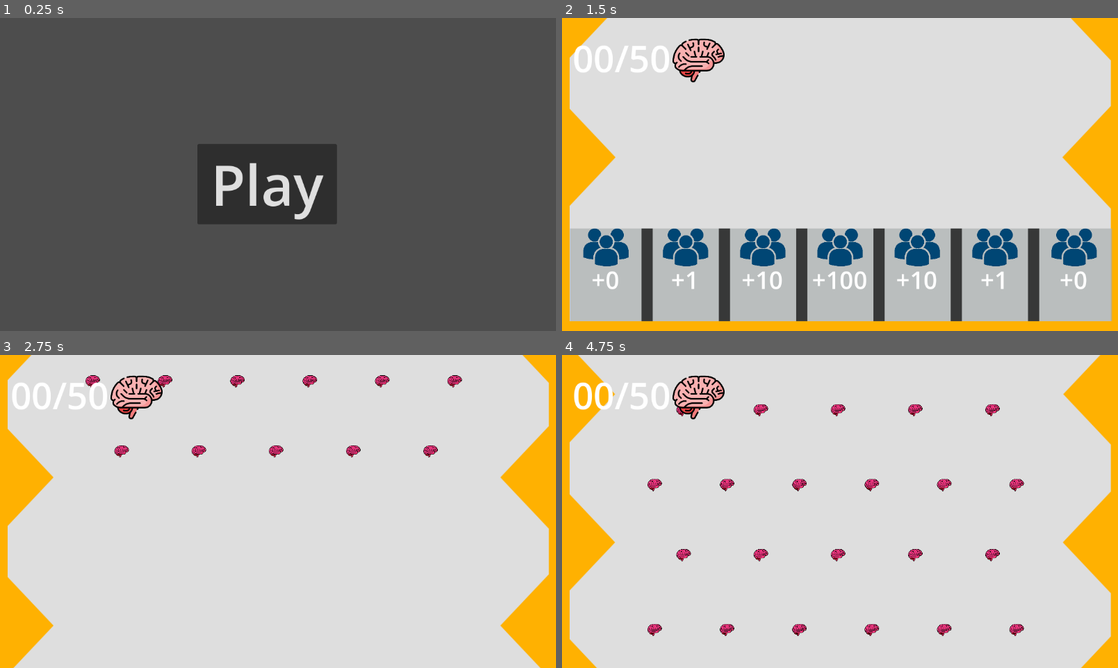
Above: before the commit, frames 1-4 (two rows, left to right).
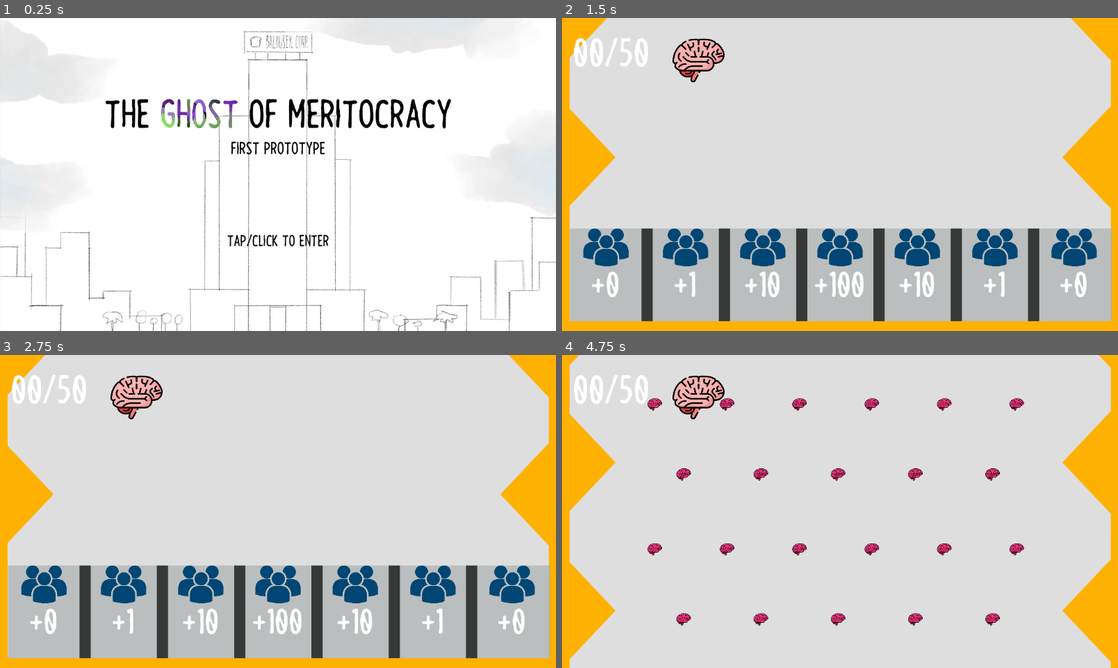
Above: after the commit, the same moments.

Repository: T3C-NEO/GoM-prototype
Game: Godot game, scene res://menu.tscn
The game is run twice, just before and just after one commit, with the same random seed, the same clock (stepped at 60 frames per second) and the same inputs.
Inputs (mouse positions are in pixels of both pictures, inside the frame that each line leads up to):
- Up to frame 1 (0.25 s): no input
- Up to frame 2 (1.5 s): click (828, 183) at 0.5 s, where only the run before the commit has a clickable "Play"; tap Enter at 1.25 s; move the mouse to (962, 158) at 1.27 s; press the mouse at (962, 158) at 1.28 s; hold W (forward) from 1.28 s (still down)
- Up to frame 3 (2.75 s): tap Space at 2 s; move the mouse to (166, 527) at 2.02 s; release W (forward) at 2.03 s; release the mouse at (166, 527) at 2.03 s; click (166, 527) at 2.1 s
- Up to frame 4 (4.75 s): move the mouse to (895, 442) at 2.77 s; press the mouse at (895, 442) at 2.78 s; hold W (forward) 2.78-4.28 s; move the mouse to (812, 574) at 3.52 s; release the mouse at (812, 574) at 3.53 s; click (812, 574) at 3.6 s; move the mouse to (1006, 558) at 4.27 s; press the mouse at (1006, 558) at 4.28 s

The runs differ from the first frame. In frame 1, 100% of the frame differs, in the area x 0-100%, y 0-100%; in frame 2, 1.9%; in frame 3, 35%; in frame 4, 13%.

Commit message:
new font and fixed crabbing

Diff:
--- a/character_body_2d.gd
+++ b/character_body_2d.gd
@@ -10,7 +10,7 @@
 	mouse_position = get_global_mouse_position()
 
 	# This input will need to be created in the input map
-	if (Input.is_action_pressed("mouse_left")  and self.visible == true):
+	if (Input.is_action_pressed("mouse_left") and self.visible == true and position.distance_to(mouse_position) > 20):
 		var direction = (mouse_position - position).normalized()
 		velocity = (direction * speed)
 		if (direction.x > 0):
@@ -18,7 +18,6 @@
 		elif (direction.x < 0):
 			$Ghost.flip_h = true;
 
-
 	move_and_slide()
 	#look_at(mouse_position)
 
--- a/loading3.tscn
+++ b/loading3.tscn
@@ -1,7 +1,8 @@
-[gd_scene load_steps=3 format=3 uid="uid://dowdhns2ymce6"]
+[gd_scene load_steps=4 format=3 uid="uid://dowdhns2ymce6"]
 
 [ext_resource type="Script" path="res://loading_2.gd" id="1_p533g"]
 [ext_resource type="Texture2D" uid="uid://27turuu2b83t" path="res://assets/black_bg.png" id="2_0kq6r"]
+[ext_resource type="FontFile" uid="uid://b6s06d0lcphiv" path="res://Nitw.otf" id="3_jacqd"]
 
 [node name="Node2D" type="Node2D"]
 script = ExtResource("1_p533g")
@@ -14,7 +15,8 @@
 [node name="Button" type="Button" parent="."]
 offset_right = 1155.0
 offset_bottom = 655.0
-theme_override_font_sizes/font_size = 30
+theme_override_fonts/font = ExtResource("3_jacqd")
+theme_override_font_sizes/font_size = 50
 text = "This is the end of the demo.
 
 
--- a/loading_2.gd
+++ b/loading_2.gd
@@ -12,4 +12,11 @@
 
 
 func _on_button_pressed() -> void:
+	Game.CEODone = false;
+	Game.DebtDone = false;
+	Game.OctoDone = false;
+	Game.demoDone = false;
+	Game.sliders_active = true;
+	Game.final_plinko = false;
+	Game.PlinkNum = 0;
 	get_tree().change_scene_to_file("res://menu.tscn")
--- a/menu.gd
+++ b/menu.gd
@@ -1,15 +1,10 @@
 extends Node2D
 
 
-# Called when the node enters the scene tree for the first time.
-func _ready() -> void:
-	pass # Replace with function body.
 
-
-# Called every frame. 'delta' is the elapsed time since the previous frame.
 func _process(_delta: float) -> void:
-	pass
-
-
-func _on_button_pressed() -> void:
-	get_tree().change_scene_to_file("res://plinko.tscn")
+	#one second buffer for any trigger happy players
+	var timer = get_tree().create_timer(1);
+	await timer.timeout;
+	if(Input.is_action_just_pressed("mouse_left")):
+		get_tree().change_scene_to_file("res://plinko.tscn");
--- a/menu.tscn
+++ b/menu.tscn
@@ -1,11 +1,13 @@
-[gd_scene load_steps=2 format=3 uid="uid://tua4v37xqd8l"]
+[gd_scene load_steps=3 format=3 uid="uid://tua4v37xqd8l"]
 
 [ext_resource type="Script" path="res://menu.gd" id="1_qfxoi"]
+[ext_resource type="Texture2D" uid="uid://ds5gthi5wvjos" path="res://assets/title_screen.png" id="2_teosy"]
 
 [node name="menu" type="Node2D"]
 script = ExtResource("1_qfxoi")
 
 [node name="Button" type="Button" parent="."]
+visible = false
 offset_left = 409.0
 offset_top = 261.0
 offset_right = 698.0
@@ -13,4 +15,8 @@
 theme_override_font_sizes/font_size = 116
 text = "Play"
 
+[node name="TitleScreen" type="Sprite2D" parent="."]
+position = Vector2(576, 324)
+texture = ExtResource("2_teosy")
+
 [connection signal="pressed" from="Button" to="." method="_on_button_pressed"]
--- a/overworld.tscn
+++ b/overworld.tscn
@@ -12,6 +12,7 @@
 [ext_resource type="Texture2D" uid="uid://bvrmmltrr0tmh" path="res://assets/sprites and images/lauren sketch BG elevator.png" id="8_18dd6"]
 [ext_resource type="Texture2D" uid="uid://cyp8y1e7x5454" path="res://assets/sprites and images/lauren 1.png" id="11_t7qhj"]
 [ext_resource type="Texture2D" uid="uid://hx32gyjyq24b" path="res://assets/sprites and images/lauren 2.png" id="12_tqymi"]
+[ext_resource type="FontFile" uid="uid://b6s06d0lcphiv" path="res://Nitw.otf" id="13_ewu11"]
 
 [node name="Overworld1" type="Node2D"]
 script = ExtResource("1_5cjig")
@@ -140,8 +141,10 @@
 offset_top = -182.0
 offset_right = 114.0
 offset_bottom = -105.0
-text = "I don't need to use that yet,
-there's more meritocracy
+theme_override_fonts/font = ExtResource("13_ewu11")
+theme_override_font_sizes/font_size = 20
+text = "I don't need to use that yet.
+There's more meritocracy
 to spread  here >:)"
 
 [node name="play" type="Button" parent="."]
@@ -151,6 +154,8 @@
 offset_top = 48.0
 offset_right = 1199.0
 offset_bottom = 291.0
+theme_override_fonts/font = ExtResource("13_ewu11")
+theme_override_font_sizes/font_size = 23
 button_mask = 0
 text = "Lauren - Graphic Designer
 
@@ -162,6 +167,50 @@
 
 [node name="PlayButton" type="Button" parent="play"]
 auto_translate_mode = 1
+modulate = Color(0.339368, 0.587909, 1, 1)
+self_modulate = Color(0.28814, 0.64651, 1, 1)
+layout_mode = 0
+offset_left = 1.0
+offset_top = 184.0
+offset_right = 226.0
+offset_bottom = 243.0
+theme_override_fonts/font = ExtResource("13_ewu11")
+theme_override_font_sizes/font_size = 40
+text = "Enter Mind"
+
+[node name="debtDone" type="Button" parent="."]
+auto_translate_mode = 1
+visible = false
+offset_left = 978.0
+offset_top = 60.0
+offset_right = 1204.0
+offset_bottom = 245.0
+theme_override_fonts/font = ExtResource("13_ewu11")
+theme_override_font_sizes/font_size = 25
+button_mask = 0
+text = "It's not debt relief, but at least it's relief from debt! "
+autowrap_mode = 2
+
+[node name="play2" type="Button" parent="."]
+auto_translate_mode = 1
+visible = false
+offset_left = 351.0
+offset_top = 38.0
+offset_right = 577.0
+offset_bottom = 281.0
+button_mask = 0
+text = "A placeholder guy
+
+maybe some text about why his brain is so empty/thoughts are so scattered, maybe he has ADHD or something
+
+
+
+"
+autowrap_mode = 2
+
+[node name="PlayButton2" type="Button" parent="play2"]
+auto_translate_mode = 1
+visible = false
 modulate = Color(0.339368, 0.587909, 1, 1)
 self_modulate = Color(0.28814, 0.64651, 1, 1)
 layout_mode = 0
@@ -172,46 +221,6 @@
 theme_override_font_sizes/font_size = 21
 text = "Enter Mind"
 
-[node name="debtDone" type="Button" parent="."]
-auto_translate_mode = 1
-visible = false
-offset_left = 978.0
-offset_top = 60.0
-offset_right = 1204.0
-offset_bottom = 245.0
-button_mask = 0
-text = "It's not debt relief but at least it's relief from debt! "
-autowrap_mode = 2
-
-[node name="play2" type="Button" parent="."]
-auto_translate_mode = 1
-visible = false
-offset_left = 351.0
-offset_top = 38.0
-offset_right = 577.0
-offset_bottom = 281.0
-button_mask = 0
-text = "A placeholder guy
-
-maybe some text about why his brain is so empty/thoughts are so scattered, maybe he has ADHD or something
-
-
-
-"
-autowrap_mode = 2
-
-[node name="PlayButton2" type="Button" parent="play2"]
-auto_translate_mode = 1
-modulate = Color(0.339368, 0.587909, 1, 1)
-self_modulate = Color(0.28814, 0.64651, 1, 1)
-layout_mode = 0
-offset_left = 1.0
-offset_top = 184.0
-offset_right = 226.0
-offset_bottom = 243.0
-theme_override_font_sizes/font_size = 21
-text = "Enter Mind"
-
 [node name="plinko2Done" type="Button" parent="."]
 auto_translate_mode = 1
 visible = false
--- a/overworld0.tscn
+++ b/overworld0.tscn
@@ -9,6 +9,7 @@
 [ext_resource type="Texture2D" uid="uid://cbi8f7an5k4np" path="res://assets/sprites and images/boss sketch room elevator.png" id="7_hi4bu"]
 [ext_resource type="Texture2D" uid="uid://bchoy1ifddmg0" path="res://assets/Next floor.png" id="7_hsa3k"]
 [ext_resource type="PackedScene" uid="uid://dxn7a40jr2idf" path="res://character_body_2d.tscn" id="7_iss8g"]
+[ext_resource type="FontFile" uid="uid://b6s06d0lcphiv" path="res://Nitw.otf" id="10_01yue"]
 [ext_resource type="Texture2D" uid="uid://mkcoy28k0wp8" path="res://assets/sprites and images/boss sketch room.png" id="10_7bwa3"]
 [ext_resource type="Texture2D" uid="uid://cij4gldeypg7e" path="res://assets/sprites and images/player sprite 1.png" id="10_x0n3w"]
 
@@ -101,10 +102,12 @@
 
 [node name="play" type="Button" parent="."]
 auto_translate_mode = 1
-offset_left = 564.0
-offset_top = 22.0
-offset_right = 783.0
-offset_bottom = 237.0
+offset_left = 754.0
+offset_top = 397.0
+offset_right = 973.0
+offset_bottom = 612.0
+theme_override_fonts/font = ExtResource("10_01yue")
+theme_override_font_sizes/font_size = 20
 button_mask = 0
 text = "Clive Sterling - CEO
 
--- a/overworld3.tscn
+++ b/overworld3.tscn
@@ -12,6 +12,7 @@
 [ext_resource type="Texture2D" uid="uid://popqd1qbvkfp" path="res://assets/sprites and images/kotorah 2.png" id="8_vka8t"]
 [ext_resource type="Texture2D" uid="uid://ctdunuivd68st" path="res://assets/sprites and images/extra 1.png" id="11_olk4v"]
 [ext_resource type="Texture2D" uid="uid://uhtd2t1dwqfw" path="res://assets/sprites and images/extra 2.png" id="12_a43yv"]
+[ext_resource type="FontFile" uid="uid://b6s06d0lcphiv" path="res://Nitw.otf" id="12_hy1e8"]
 
 [node name="Overworld3" type="Node2D"]
 script = ExtResource("1_6xq0q")
@@ -98,6 +99,8 @@
 offset_top = -182.0
 offset_right = 114.0
 offset_bottom = -105.0
+theme_override_fonts/font = ExtResource("12_hy1e8")
+theme_override_font_sizes/font_size = 20
 text = "I don't need to use that yet,
 there's more meritocracy
 to spread  here >:)"
@@ -105,16 +108,20 @@
 [node name="play" type="Button" parent="."]
 auto_translate_mode = 1
 visible = false
-offset_left = 1204.0
-offset_top = 26.0
-offset_right = 1490.0
-offset_bottom = 310.0
+offset_left = 1129.0
+offset_top = 278.0
+offset_right = 1387.0
+offset_bottom = 559.0
+theme_override_fonts/font = ExtResource("12_hy1e8")
+theme_override_font_sizes/font_size = 21
 button_mask = 0
 text = "Katorah - Barista
 
 GEEZ! This one's mind is racing! Must be all that caffeine.
 
-A new mom working and attending school. Poor thing. But if we offered maternity leave, everyone would want to have a baby!
+A new mom working and attending school? Poor thing.
+
+But if we offered maternity leave, everyone would want to have a baby!
 
 
 
@@ -127,18 +134,21 @@
 self_modulate = Color(0.28814, 0.64651, 1, 1)
 layout_mode = 0
 offset_top = 225.0
-offset_right = 286.0
-offset_bottom = 284.0
-theme_override_font_sizes/font_size = 21
+offset_right = 258.0
+offset_bottom = 281.0
+theme_override_fonts/font = ExtResource("12_hy1e8")
+theme_override_font_sizes/font_size = 40
 text = "Enter Mind"
 
 [node name="octodone" type="Button" parent="."]
 auto_translate_mode = 1
 visible = false
-offset_left = 1199.0
-offset_top = 38.0
-offset_right = 1400.0
-offset_bottom = 186.0
+offset_left = 1133.0
+offset_top = 278.0
+offset_right = 1334.0
+offset_bottom = 426.0
+theme_override_fonts/font = ExtResource("12_hy1e8")
+theme_override_font_sizes/font_size = 25
 button_mask = 0
 text = "That was close. She has some dark thoughts down there. But who needs therapy when you've got me?!"
 autowrap_mode = 2
@@ -163,6 +173,8 @@
 offset_top = 12.0
 offset_right = 821.0
 offset_bottom = 255.0
+theme_override_fonts/font = ExtResource("12_hy1e8")
+theme_override_font_sizes/font_size = 25
 button_mask = 0
 text = "Robert - Intern
 
@@ -182,7 +194,8 @@
 offset_top = 184.0
 offset_right = 226.0
 offset_bottom = 243.0
-theme_override_font_sizes/font_size = 21
+theme_override_fonts/font = ExtResource("12_hy1e8")
+theme_override_font_sizes/font_size = 40
 text = "Enter Mind"
 
 [node name="plinko2Done" type="Button" parent="."]
@@ -192,6 +205,8 @@
 offset_top = 25.0
 offset_right = 801.0
 offset_bottom = 171.0
+theme_override_fonts/font = ExtResource("12_hy1e8")
+theme_override_font_sizes/font_size = 25
 button_mask = 0
 text = "Glad I got through to him because he may need to stay late today. "
 autowrap_mode = 2
--- a/overworld_4.tscn
+++ b/overworld_4.tscn
@@ -1,10 +1,11 @@
-[gd_scene load_steps=9 format=3 uid="uid://cp11m87rr6eq0"]
+[gd_scene load_steps=10 format=3 uid="uid://cp11m87rr6eq0"]
 
 [ext_resource type="Script" path="res://overworld_4.gd" id="1_tujme"]
 [ext_resource type="Texture2D" uid="uid://dmxqn7ipbraw5" path="res://image (1).png" id="2_c078n"]
 [ext_resource type="Texture2D" uid="uid://bbtr8ai31fia4" path="res://assets/elevator.png" id="3_qmjap"]
 [ext_resource type="Texture2D" uid="uid://d3e5hjq3v36rx" path="res://assets/bad.png" id="4_pmc3y"]
 [ext_resource type="PackedScene" uid="uid://dxn7a40jr2idf" path="res://character_body_2d.tscn" id="5_q4dck"]
+[ext_resource type="FontFile" uid="uid://b6s06d0lcphiv" path="res://Nitw.otf" id="6_rhssm"]
 
 [sub_resource type="RectangleShape2D" id="RectangleShape2D_rivd8"]
 size = Vector2(181.038, 211.87)
@@ -63,6 +64,8 @@
 offset_top = -182.0
 offset_right = 114.0
 offset_bottom = -105.0
+theme_override_fonts/font = ExtResource("6_rhssm")
+theme_override_font_sizes/font_size = 20
 text = "I don't need to use that yet,
 there's more meritocracy
 to spread  here >:)"
@@ -72,12 +75,15 @@
 
 [node name="play" type="Button" parent="."]
 auto_translate_mode = 1
+visible = false
 offset_left = 409.0
 offset_top = 33.0
 offset_right = 591.0
 offset_bottom = 179.0
+theme_override_fonts/font = ExtResource("6_rhssm")
+theme_override_font_sizes/font_size = 23
 button_mask = 0
-text = "Jordan - Sales
+text = "Jordan - Host
 
 Daydreaming on the job? I don't think so!
 
@@ -93,8 +99,9 @@
 offset_left = -1.0
 offset_top = 105.0
 offset_right = 181.0
-offset_bottom = 145.0
-theme_override_font_sizes/font_size = 21
+offset_bottom = 147.0
+theme_override_fonts/font = ExtResource("6_rhssm")
+theme_override_font_sizes/font_size = 35
 text = "Enter Mind"
 
 [node name="jordan_done" type="Button" parent="."]
--- a/plinko.tscn
+++ b/plinko.tscn
@@ -11,6 +11,7 @@
 [ext_resource type="Texture2D" uid="uid://ixwputf3bwpy" path="res://brain.png" id="7_ih25j"]
 [ext_resource type="Texture2D" uid="uid://d2kdlub43s8xr" path="res://assets/plinko_bottom.png" id="7_r2ux3"]
 [ext_resource type="Texture2D" uid="uid://c7v45wji36njd" path="res://brown.webp" id="9_bkl6b"]
+[ext_resource type="FontFile" uid="uid://b6s06d0lcphiv" path="res://Nitw.otf" id="10_xpbpv"]
 [ext_resource type="PackedScene" uid="uid://bk2ixtbqbokxy" path="res://plinkoEndGood.tscn" id="10_y5v5x"]
 
 [sub_resource type="SegmentShape2D" id="SegmentShape2D_koea5"]
@@ -453,18 +454,9 @@
 offset_right = 1077.0
 offset_bottom = 167.0
 theme_override_colors/font_color = Color(1, 1, 1, 1)
-theme_override_font_sizes/font_size = 45
+theme_override_fonts/font = ExtResource("10_xpbpv")
+theme_override_font_sizes/font_size = 70
 text = "DROP"
-
-[node name="Button2" type="Button" parent="."]
-visible = false
-offset_left = 8.0
-offset_top = 1696.0
-offset_right = 1135.0
-offset_bottom = 1890.0
-theme_override_font_sizes/font_size = 41
-text = "You win!
-(click to move on cuz I'm not fucking with collisions rn)"
 
 [node name="Slides" type="Node2D" parent="."]
 
@@ -514,7 +506,8 @@
 [node name="Label" type="Label" parent="plinkoEndGood/Help25"]
 offset_right = 138.0
 offset_bottom = 141.0
-theme_override_font_sizes/font_size = 50
+theme_override_fonts/font = ExtResource("10_xpbpv")
+theme_override_font_sizes/font_size = 80
 text = "
 +100"
 horizontal_alignment = 1
@@ -534,7 +527,8 @@
 auto_translate_mode = 1
 offset_right = 138.0
 offset_bottom = 141.0
-theme_override_font_sizes/font_size = 50
+theme_override_fonts/font = ExtResource("10_xpbpv")
+theme_override_font_sizes/font_size = 80
 text = "
 +10"
 horizontal_alignment = 1
@@ -554,7 +548,8 @@
 auto_translate_mode = 1
 offset_right = 138.0
 offset_bottom = 141.0
-theme_override_font_sizes/font_size = 50
+theme_override_fonts/font = ExtResource("10_xpbpv")
+theme_override_font_sizes/font_size = 80
 text = "
 +10"
 horizontal_alignment = 1
@@ -574,7 +569,8 @@
 auto_translate_mode = 1
 offset_right = 138.0
 offset_bottom = 141.0
-theme_override_font_sizes/font_size = 50
+theme_override_fonts/font = ExtResource("10_xpbpv")
+theme_override_font_sizes/font_size = 80
 text = "
 +1"
 horizontal_alignment = 1
@@ -594,7 +590,8 @@
 auto_translate_mode = 1
 offset_right = 138.0
 offset_bottom = 141.0
-theme_override_font_sizes/font_size = 50
+theme_override_fonts/font = ExtResource("10_xpbpv")
+theme_override_font_sizes/font_size = 80
 text = "
 +1"
 horizontal_alignment = 1
@@ -609,7 +606,8 @@
 offset_top = -183.0
 offset_right = 68.0
 offset_bottom = -42.0
-theme_override_font_sizes/font_size = 50
+theme_override_fonts/font = ExtResource("10_xpbpv")
+theme_override_font_sizes/font_size = 80
 text = "
 +0"
 horizontal_alignment = 1
@@ -624,7 +622,8 @@
 offset_top = -183.0
 offset_right = 68.0
 offset_bottom = -42.0
-theme_override_font_sizes/font_size = 50
+theme_override_fonts/font = ExtResource("10_xpbpv")
+theme_override_font_sizes/font_size = 80
 text = "
 +0"
 horizontal_alignment = 1
@@ -642,7 +641,8 @@
 offset_top = 30.0
 offset_right = 108.0
 offset_bottom = 135.0
-theme_override_font_sizes/font_size = 76
+theme_override_fonts/font = ExtResource("10_xpbpv")
+theme_override_font_sizes/font_size = 90
 text = "20/20"
 
 [node name="Label8" type="Label" parent="."]
@@ -650,7 +650,8 @@
 offset_top = -18.0
 offset_right = 915.0
 offset_bottom = 159.0
-theme_override_font_sizes/font_size = 80
+theme_override_fonts/font = ExtResource("10_xpbpv")
+theme_override_font_sizes/font_size = 100
 text = "IDEATE!"
 horizontal_alignment = 1
 vertical_alignment = 1
@@ -667,7 +668,6 @@
 [connection signal="body_entered" from="chip" to="." method="_on_chip_body_entered"]
 [connection signal="timeout" from="chip/Timer" to="." method="_on_timer_timeout"]
 [connection signal="pressed" from="Button" to="." method="_on_button_pressed"]
-[connection signal="pressed" from="Button2" to="." method="_on_button_2_pressed"]
 [connection signal="timeout" from="Slides/Slide Timer" to="." method="_on_slide_timer_timeout"]
 [connection signal="body_entered" from="plinkoEndGood/Help25" to="." method="_on_help_25_body_entered"]
 [connection signal="body_entered" from="plinkoEndGood2/Help15" to="." method="_on_help_15_body_entered"]
--- a/plinko2.tscn
+++ b/plinko2.tscn
@@ -9,6 +9,7 @@
 [ext_resource type="PackedScene" uid="uid://dgibpb4jh42t7" path="res://chip.tscn" id="7_17o8f"]
 [ext_resource type="PackedScene" uid="uid://cchnm83tocc5v" path="res://brain.tscn" id="8_8l85y"]
 [ext_resource type="Texture2D" uid="uid://d2kdlub43s8xr" path="res://assets/plinko_bottom.png" id="9_ngvsc"]
+[ext_resource type="FontFile" uid="uid://b6s06d0lcphiv" path="res://Nitw.otf" id="10_jcqot"]
 [ext_resource type="PackedScene" uid="uid://bk2ixtbqbokxy" path="res://plinkoEndGood.tscn" id="11_okmlq"]
 [ext_resource type="Texture2D" uid="uid://ixwputf3bwpy" path="res://brain.png" id="12_ri007"]
 
@@ -449,7 +450,8 @@
 offset_right = 1077.0
 offset_bottom = 167.0
 theme_override_colors/font_color = Color(1, 1, 1, 1)
-theme_override_font_sizes/font_size = 45
+theme_override_fonts/font = ExtResource("10_jcqot")
+theme_override_font_sizes/font_size = 70
 text = "DROP"
 
 [node name="Button2" type="Button" parent="."]
@@ -476,7 +478,8 @@
 [node name="Label" type="Label" parent="plinkoEndGood/Help25"]
 offset_right = 138.0
 offset_bottom = 141.0
-theme_override_font_sizes/font_size = 50
+theme_override_fonts/font = ExtResource("10_jcqot")
+theme_override_font_sizes/font_size = 75
 text = "
 +25"
 horizontal_alignment = 1
@@ -497,7 +500,8 @@
 auto_translate_mode = 1
 offset_right = 138.0
 offset_bottom = 141.0
-theme_override_font_sizes/font_size = 50
+theme_override_fonts/font = ExtResource("10_jcqot")
+theme_override_font_sizes/font_size = 75
 text = "
 +15"
 horizontal_alignment = 1
@@ -518,7 +522,8 @@
 auto_translate_mode = 1
 offset_right = 138.0
 offset_bottom = 141.0
-theme_override_font_sizes/font_size = 50
+theme_override_fonts/font = ExtResource("10_jcqot")
+theme_override_font_sizes/font_size = 75
 text = "
 +15"
 horizontal_alignment = 1
@@ -539,7 +544,8 @@
 auto_translate_mode = 1
 offset_right = 138.0
 offset_bottom = 141.0
-theme_override_font_sizes/font_size = 50
+theme_override_fonts/font = ExtResource("10_jcqot")
+theme_override_font_sizes/font_size = 75
 text = "
 +5"
 horizontal_alignment = 1
@@ -560,7 +566,8 @@
 auto_translate_mode = 1
 offset_right = 138.0
 offset_bottom = 141.0
-theme_override_font_sizes/font_size = 50
+theme_override_fonts/font = ExtResource("10_jcqot")
+theme_override_font_sizes/font_size = 75
 text = "
 +5"
 horizontal_alignment = 1
@@ -576,7 +583,8 @@
 offset_top = -183.0
 offset_right = 68.0
 offset_bottom = -42.0
-theme_override_font_sizes/font_size = 50
+theme_override_fonts/font = ExtResource("10_jcqot")
+theme_override_font_sizes/font_size = 75
 text = "
 +0"
 horizontal_alignment = 1
@@ -592,7 +600,8 @@
 offset_top = -183.0
 offset_right = 68.0
 offset_bottom = -42.0
-theme_override_font_sizes/font_size = 50
+theme_override_fonts/font = ExtResource("10_jcqot")
+theme_override_font_sizes/font_size = 75
 text = "
 +0"
 horizontal_alignment = 1
@@ -610,7 +619,8 @@
 offset_top = 30.0
 offset_right = 108.0
 offset_bottom = 135.0
-theme_override_font_sizes/font_size = 76
+theme_override_fonts/font = ExtResource("10_jcqot")
+theme_override_font_sizes/font_size = 90
 text = "20/20"
 
 [node name="Label8" type="Label" parent="."]
@@ -618,7 +628,8 @@
 offset_top = -18.0
 offset_right = 915.0
 offset_bottom = 159.0
-theme_override_font_sizes/font_size = 80
+theme_override_fonts/font = ExtResource("10_jcqot")
+theme_override_font_sizes/font_size = 100
 text = "IDEATE!"
 horizontal_alignment = 1
 vertical_alignment = 1
Binary file added: Nitw.otf
Not shown, added: Nitw.otf.import
Binary file added: assets/title_screen.png
Not shown, added: assets/title_screen.png.import
Not shown: 1 places in overworld.tscn that only renumber resources
Not shown: 1 places in overworld0.tscn that only renumber resources
Not shown: 1 places in overworld3.tscn that only renumber resources
Not shown: 1 places in plinko.tscn that only renumber resources
Not shown: 1 places in plinko2.tscn that only renumber resources
